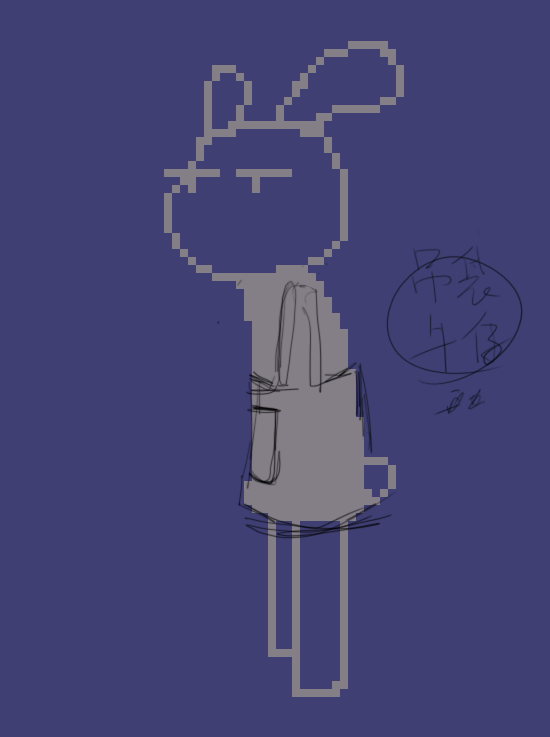
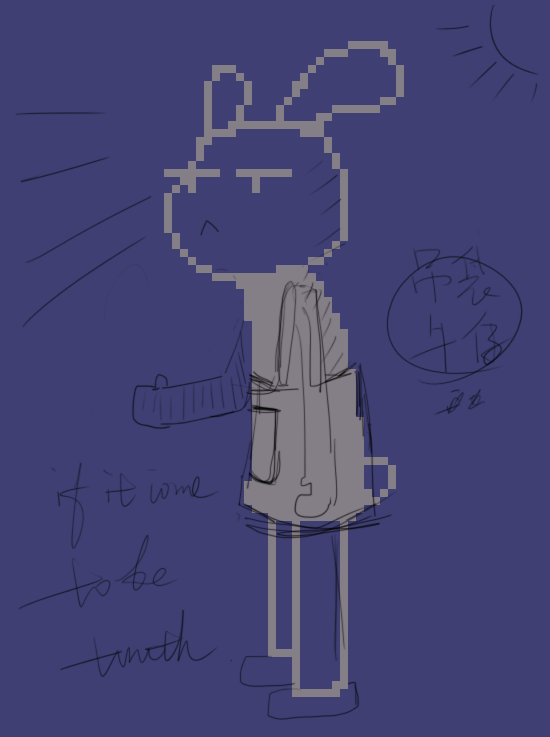
Before/after of a 550 × 737 layered artwork. What changed in the layer stack:
painted on "图层 2" over [15, 4, 539, 721]
